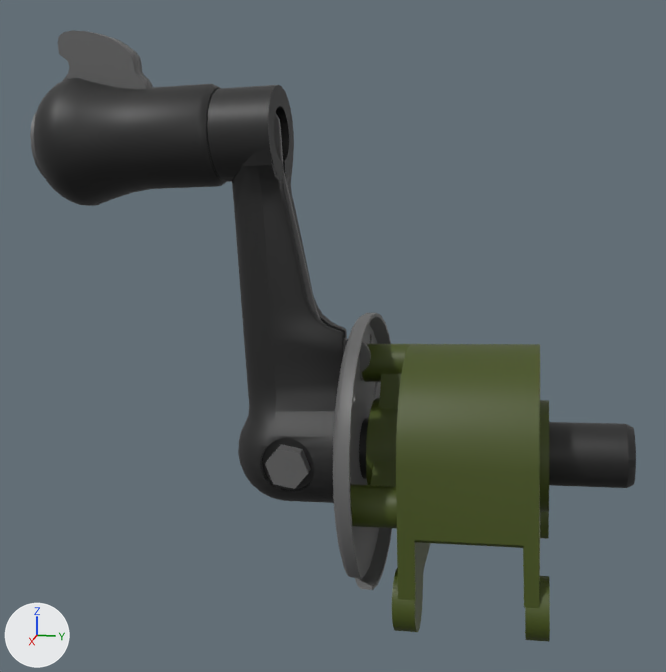
One commit to the Blender file Resources/WIP/canopyCrank.blend: the scene before it, then after it.
Both versions are drawn from a 50 mm lens placed at (3.197, 0.35, 0.315), pointed at (2.946, 0.299, 0.252). Lighting does not change. The marker at lower left points along +X, +Y and +Z.

The scene before the commit, as lines of its bpy script (objects in view):
```python
me_cylinder_000 = bpy.data.meshes.new('Cylinder.000')
me_cylinder_000.from_pydata(...)  # 1514 vertices, 1337 faces; spans x 0.31..0.394, y -0.321..0.003, z -0.014..0.002
me_cylinder_000.materials.append(mat_crank_png)  # picture img_crank_png
me_cylinder_004 = bpy.data.meshes.new('Cylinder.004')
me_cylinder_004.from_pydata(...)  # 12 vertices, 8 faces; spans x -0.0162..0.0162, y -0.0317..-0.0192, z -0.006..0.006
me_cylinder_004.materials.append(mat_crank_png)  # picture img_crank_png
me_cylinder_005 = bpy.data.meshes.new('Cylinder.005')
me_cylinder_005.from_pydata(...)  # 96 vertices, 50 faces; spans x -0.0114..0.0194, y -0.0106..0.0135, z -0.0024..0.0024
me_cylinder_005.materials.append(mat_crank_png)  # picture img_crank_png
ob_canopycrank = bpy.data.objects.new('canopyCrank', me_cylinder_000)
ob_canopycrank.location = (3.0753, 0.2806, 0.2028)
ob_canopycrank.rotation_euler = (-1.624, 0.0, -3.163)  # degrees (-93, 0, -181)
ob_canopycrank.scale = (0.37, 0.37, 7.17)
ob_cylinder = bpy.data.objects.new('Cylinder', me_cylinder_004)
ob_cylinder.location = (2.9458, 0.3151, 0.2188)
ob_cylinder.rotation_euler = (0.053, 0.0, -0.0215)  # degrees (3, 0, -1.2)
ob_lockbutton = bpy.data.objects.new('lockButton', me_cylinder_005)
ob_lockbutton.location = (2.9439, 0.2326, 0.3248)
ob_lockbutton.rotation_euler = (1.571, 1.518, 1.549)  # degrees (90, 87, 89)
ob_lockbutton.scale = (1.04, 1.04, 1.14)
# also in view: 'lockLever' at (2.945, 0.293, 0.269); 'canopyCrankHandle' at (2.944, 0.241, 0.306); 'canopyCrankBody' at (2.946, 0.31, 0.219); 'canopyCrankBody.001' at (2.942, 0.336, 0.215)
```
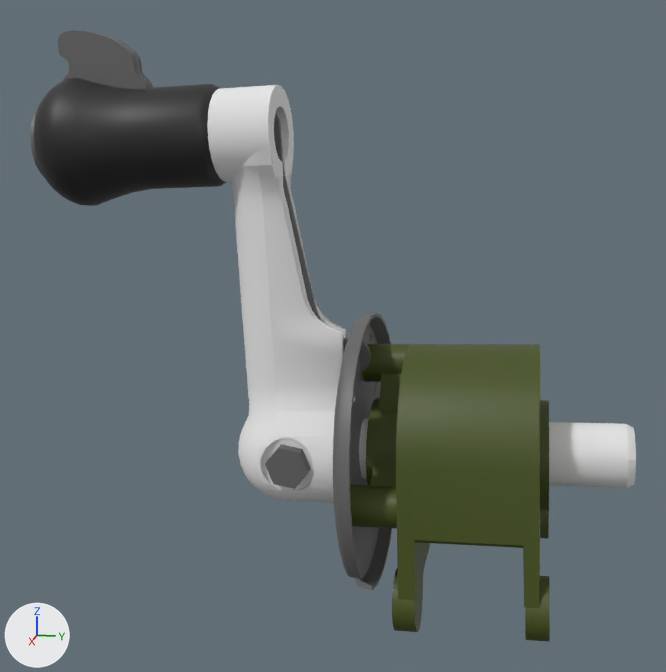
Changed parts and their boxes [x1, y1, x2, y2] in the pictures (666 x 672 px):
'canopyCrank', recoloured (black to grey): [207, 85, 636, 503] in both

The edits, one by one:
Material 'Untitled' (mat_untitled) is new.
Its base color is (0.8, 0.8, 0.8) (white #e7e7e7).
me_cylinder_000 has 1514 vertices, 1337 faces and spans x 0.31..0.394, y -0.321..0.003, z -0.014..0.002.
me_cylinder_000 no longer uses material mat_crank_png (picture img_crank_png).
me_cylinder_000 now uses material mat_untitled (white #e7e7e7).
